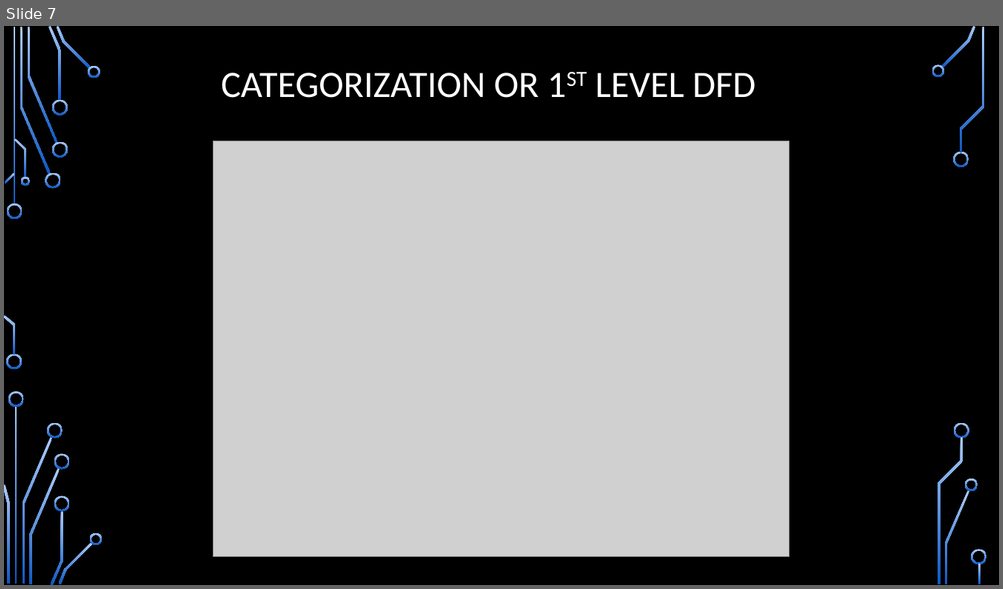
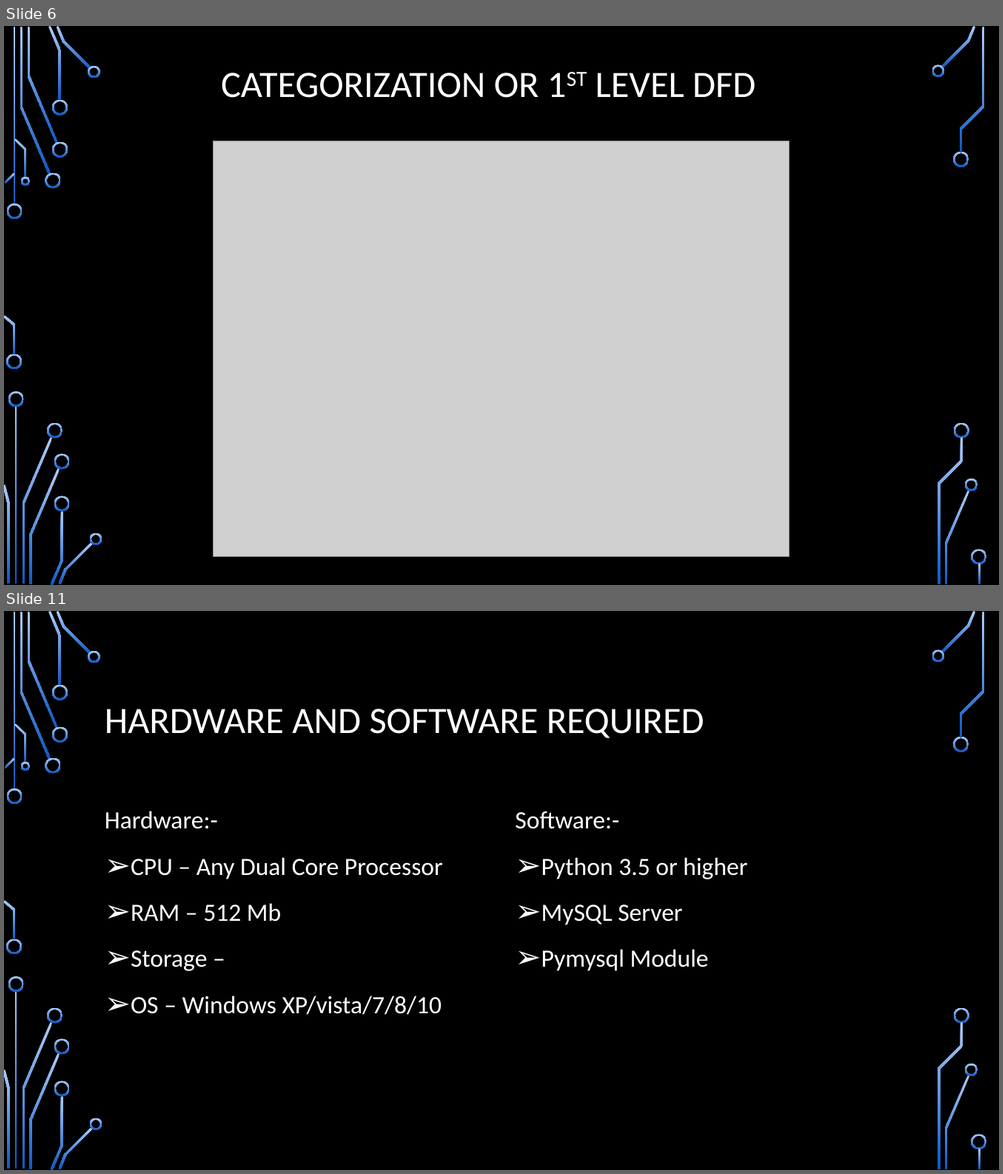
Before and after one commit to vyasaman/movie-ticket-booking, a slide deck: Movie Ticket Booking System.pptx. Shown one above the other, each under a label of ours: slide 7 before the commit, slides 6 and 11 after it; the slides between them are not shown. The pictures are 1003x589 and 1003x1174 pixels, drawn with LibreOffice and Linux fonts; fonts in the diff are those of the drawing; grey boxes stand for pictures; background and template pictures are left out. Boxes give left, top, right and bottom in pixels: in the first picture for what was removed or moved away, otherwise in the second. Text is boxed around its words. In the diff, an @@ line names an element or a change of style, - is before the commit and + after.

```diff
--- a/Movie Ticket Booking System.pptx
+++ b/Movie Ticket Booking System.pptx
@@ slide 11 added at [4, 611, 999, 1170], background picture (left out); not listed: 36 template elements that a slide beside it also shows @@
@@ title added at [105, 709, 704, 738], 36 pt, text #FFFFFF @@
+HARDWARE AND SOFTWARE REQUIRED
@@ text added at [105, 811, 443, 1015], 24 pt, text #FFFFFF @@
+Hardware:-
+➢ CPU – Any Dual Core Processor
+➢ RAM – 512 Mb
+➢ Storage –
+➢ OS – Windows XP/vista/7/8/10
@@ text added at [515, 812, 747, 971], 24 pt, text #FFFFFF @@
+Software:-
+➢ Python 3.5 or higher
+➢ MySQL Server
+➢ Pymysql Module
@@ what was slide 7 is now slide 6 @@
```
Also in this commit, not shown: 6 other slides added, 2 slides removed, 4 other files.
